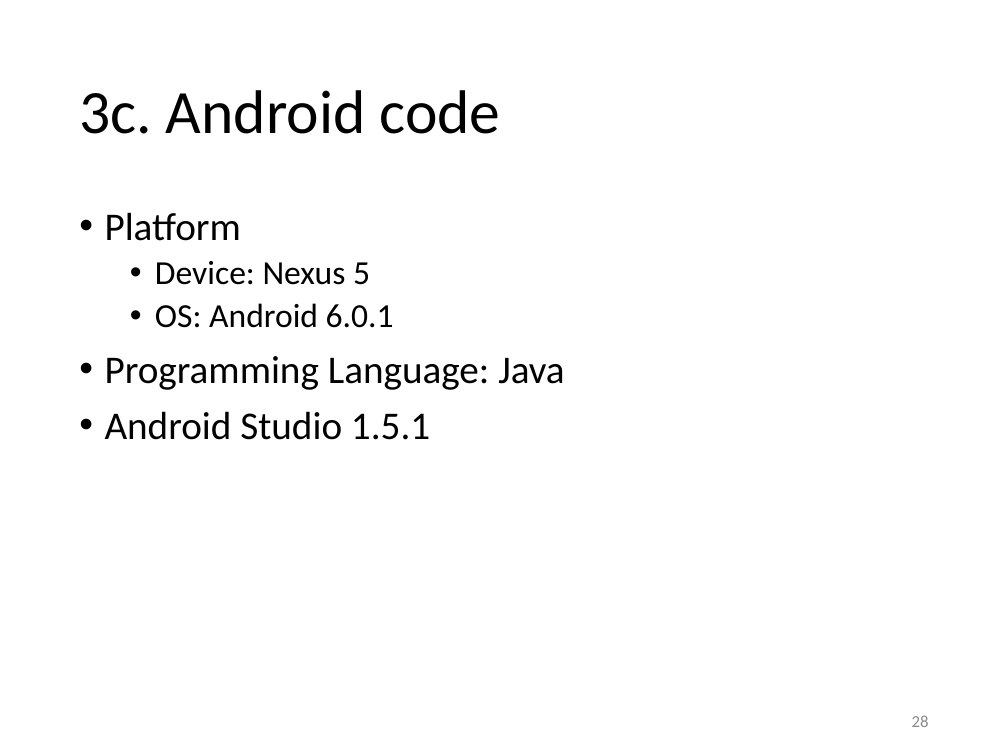
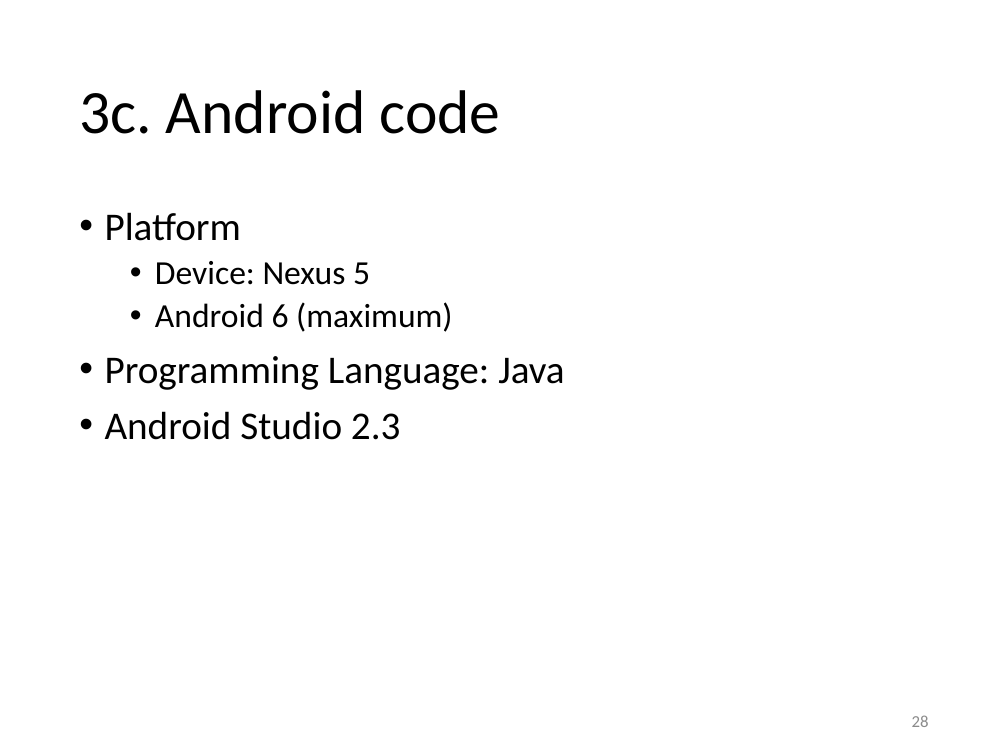
Before and after one commit to yeokm1/intro-to-ble, a slide deck: slide 28 of intro to ble.pptx. Drawn at 1008x756 pixels with LibreOffice and Linux fonts; fonts in the diff are those of the drawing. Boxes give left, top, right and bottom in pixels: in the first picture for what was removed or moved away, otherwise in the second. Text is boxed around its words. In the diff, an @@ line names an element or a change of style, - is before the commit and + after.

```diff
--- a/intro to ble.pptx
+++ b/intro to ble.pptx
@@ text at bbox=[155, 302, 453, 332]: text changed @@
-  • OS: Android 6.0.1
+  • Android 6 (maximum)
@@ text at bbox=[105, 411, 401, 440]: text changed @@
-• Android Studio 1.5.1
+• Android Studio 2.3
```
Also in this commit, not shown: 18 other slides changed.
